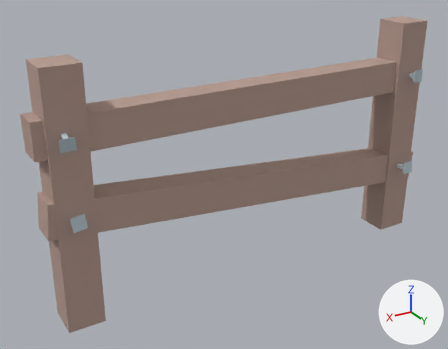
Before and after pictures for a commit that changed the glTF model model_3d/Barriere/Fence3.glb.
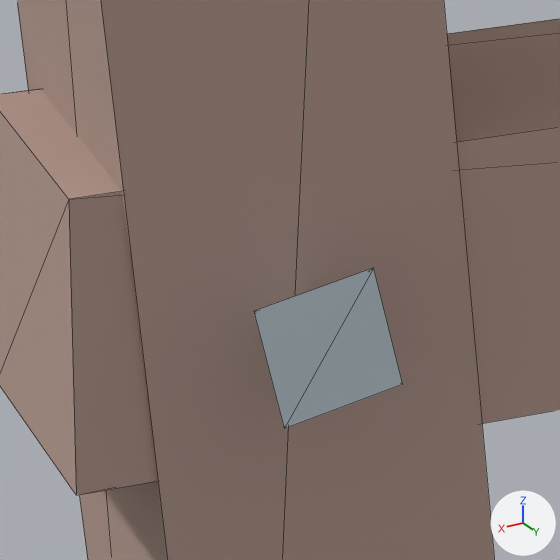
The first picture shows the older version from a 50 mm lens placed at (0.753, 1.092, 0.503), pointed at (0.077, -0.035, -0.06). The close-ups show both versions on the part from 9% to 24% of the width and 52% to 71% of the height of that picture; other places that the commit changed are outside them. Every picture has the same lights, and +X, +Y and +Z are marked at lower right. The close-ups show mesh edges as thin lines. Vertices at the same position are counted once.

Before the edit, the objects in view are built like this:
```python
me_mesh1276911870 = bpy.data.meshes.new('mesh1276911870')
me_mesh1276911870.from_pydata(...)  # 12 vertices, 20 faces; spans x 0.4289..0.4616, y -0.031..0.0425, z -0.0704..-0.0377
me_mesh1276911870.materials.append(mat_mat16)  # light grey #b6c5cd
me_mesh1665241248 = bpy.data.meshes.new('mesh1665241248')
me_mesh1665241248.from_pydata(...)  # 8 vertices, 12 faces; spans x -0.491..0.502, y -0.056..0.014, z -0.178..-0.013
me_mesh1665241248.materials.append(mat_mat20)  # beige #b69b90
me_mesh251762872 = bpy.data.meshes.new('mesh251762872')
me_mesh251762872.from_pydata(...)  # a box spanning x 0.402..0.482, y -0.065..0.015, z -0.312..0.248
me_mesh251762872.materials.append(mat_mat20)  # beige #b69b90
ob_group1276911870 = bpy.data.objects.new('group1276911870', me_mesh1276911870)
ob_group1276911870.location = (0.0, 0.0, 0.0)
ob_group1665241248 = bpy.data.objects.new('group1665241248', me_mesh1665241248)
ob_group1665241248.location = (0.0, 0.0, 0.0)
ob_group251762872 = bpy.data.objects.new('group251762872', me_mesh251762872)
ob_group251762872.location = (0.0, 0.0, 0.0)
```
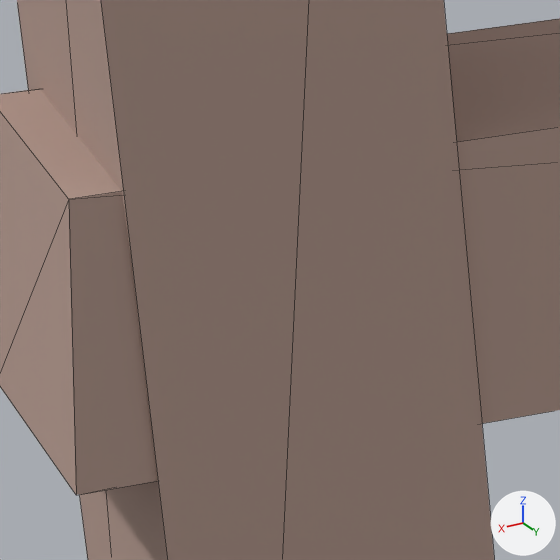
Location of each change, (x1, y1, x2, y2) in pixels of the close-ups (560 x 560 px):
'group1276911870', reshaped (not visible afterwards): before (254, 268, 403, 429)

The edits, one by one:
me_mesh1276911870 is used by ob_group1276911870; location (0.0, 0.0, 0.0).
me_mesh1276911870 had 12 vertices, 20 faces and spanned x 0.4289..0.4616, y -0.031..0.0425, z -0.0704..-0.0377.
me_mesh1276911870 now has 4 vertices, 2 faces and spans x 0.4438..0.4546, y -0.031..-0.0287, z -0.0704..-0.0598.
Part 1, on me_mesh1276911870:
8 vertices are removed from x 0.4289..0.4616, y 0.0232..0.0425, z -0.0698..-0.0377.
18 faces are deleted.
